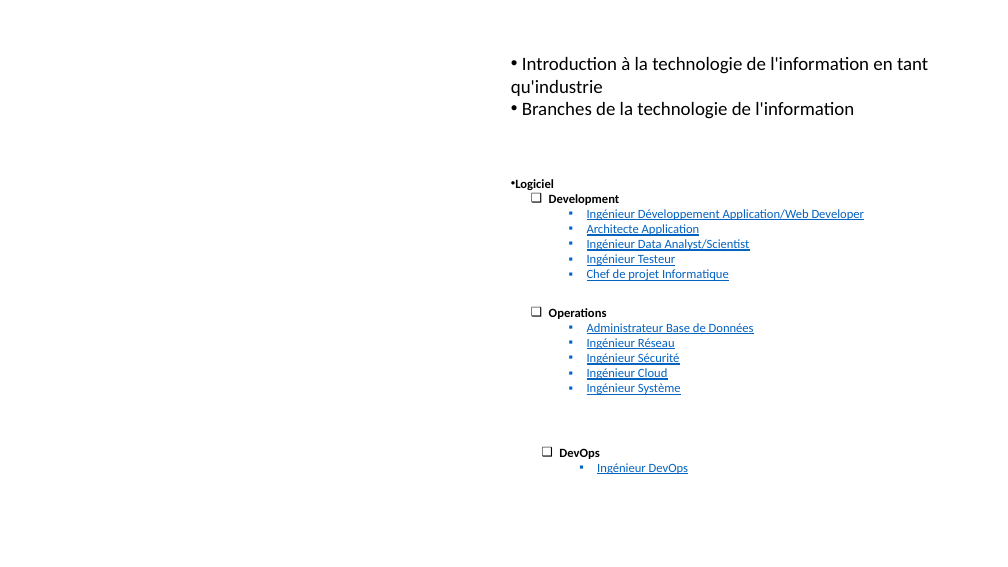
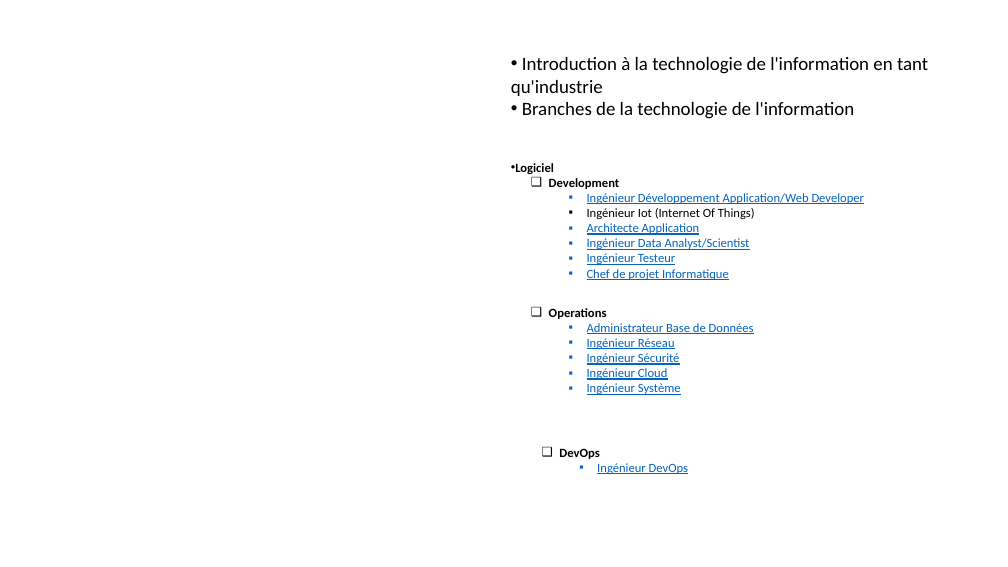
Before and after one commit to Solifred38/cv, a slide deck: slide 2 of Profils_jobs_it.pptx. Drawn at 1008x567 pixels with LibreOffice and Linux fonts; fonts in the diff are those of the drawing; background and template pictures are left out. Boxes give left, top, right and bottom in pixels: in the first picture for what was removed or moved away, otherwise in the second. Text is boxed around its words. In the diff, an @@ line names an element or a change of style, - is before the commit and + after.

Commit message:
Ajout Ingénieur IOT

```diff
--- a/Profils_jobs_it.pptx
+++ b/Profils_jobs_it.pptx
@@ text "Logiciel" moved from (x1=515, y1=179, x2=865, y2=281) to (x1=515, y1=163, x2=865, y2=280) @@
@@ text at (x1=587, y1=208, x2=755, y2=219): paragraph added @@
+    ▪ Ingénieur Iot (Internet Of Things)
```
Also in this commit, not shown: 4 slides added.
